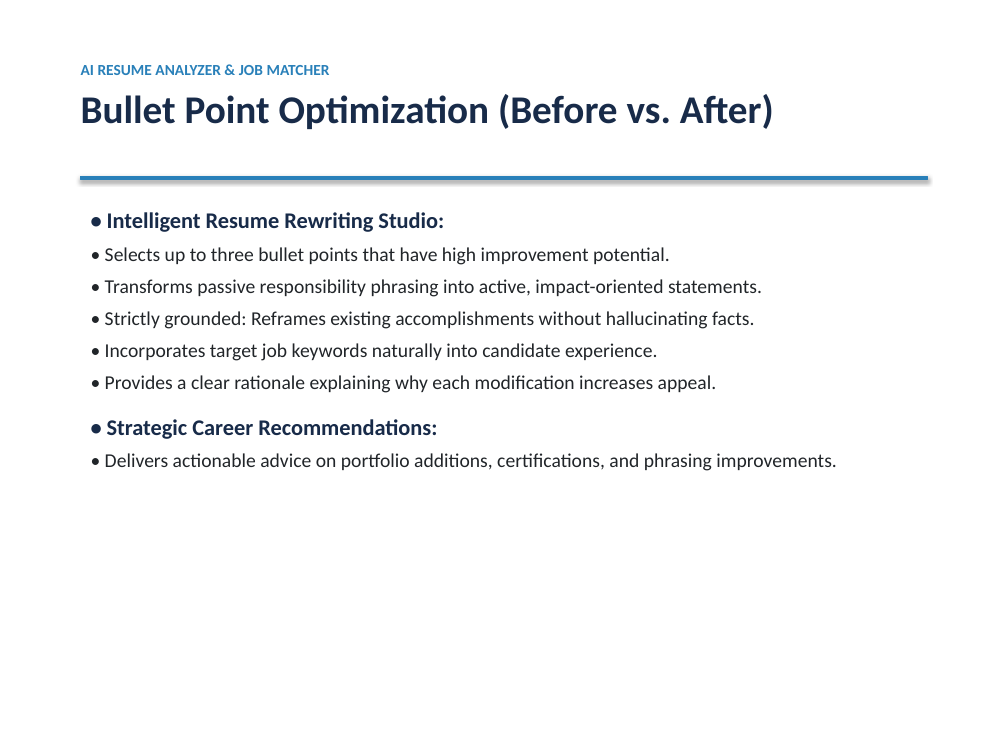
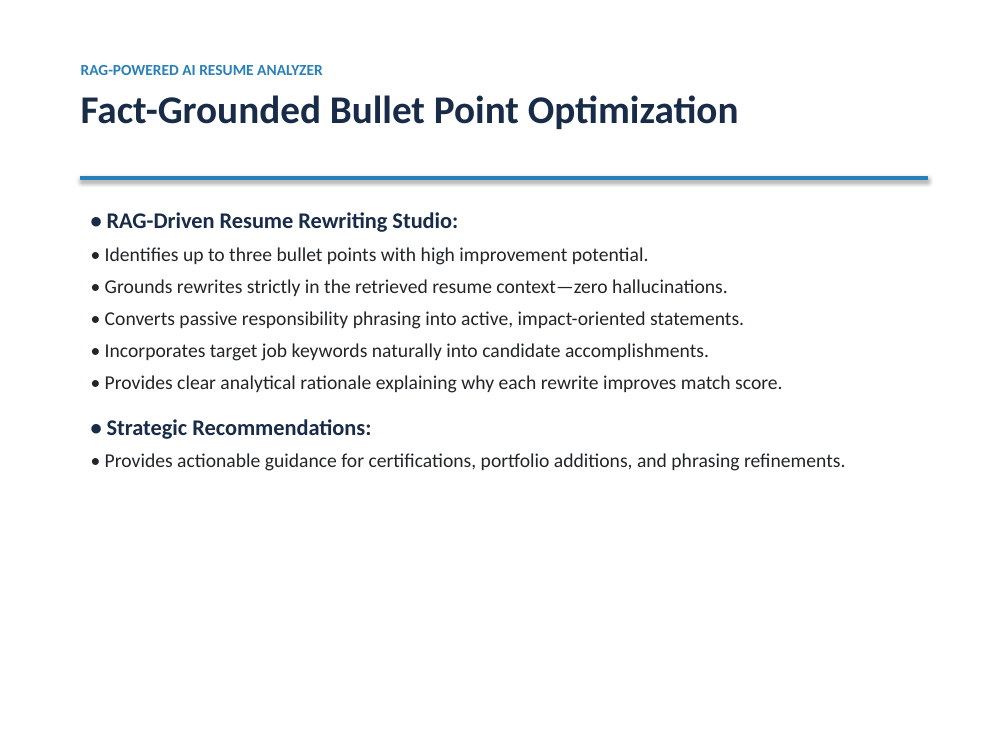
Before and after one commit to Roshan8555/AI-Resume-Analyzer-and-Job-Matcher, a slide deck: slide 8 of AI_Resume_Analyzer_Presentation.pptx. Drawn at 1008x756 pixels with LibreOffice and Linux fonts; fonts in the diff are those of the drawing. Boxes give left, top, right and bottom in pixels: in the first picture for what was removed or moved away, otherwise in the second. Text is boxed around its words. In the diff, an @@ line names an element or a change of style, - is before the commit and + after.

Commit message:
Convert project to full RAG architecture with ChromaDB vector store, dense embeddings, and semantic retrieval

```diff
--- a/AI_Resume_Analyzer_Presentation.pptx
+++ b/AI_Resume_Analyzer_Presentation.pptx
@@ text at <box>81,65,739,129</box>: text changed @@
-AI RESUME ANALYZER & JOB MATCHER
-Bullet Point Optimization (Before vs. After)
+RAG-POWERED AI RESUME ANALYZER
+Fact-Grounded Bullet Point Optimization
@@ text at <box>105,212,845,471</box>: text changed @@
-• Intelligent Resume Rewriting Studio:
-• Selects up to three bullet points that have high improvement potential.
-• Transforms passive responsibility phrasing into active, impact-oriented statements.
-• Strictly grounded: Reframes existing accomplishments without hallucinating facts.
-• Incorporates target job keywords naturally into candidate experience.
-• Provides a clear rationale explaining why each modification increases appeal.
-• Strategic Career Recommendations:
-• Delivers actionable advice on portfolio additions, certifications, and phrasing improvements.
+• RAG-Driven Resume Rewriting Studio:
+• Identifies up to three bullet points with high improvement potential.
+• Grounds rewrites strictly in the retrieved resume context—zero hallucinations.
+• Converts passive responsibility phrasing into active, impact-oriented statements.
+• Incorporates target job keywords naturally into candidate accomplishments.
+• Provides clear analytical rationale explaining why each rewrite improves match score.
+• Strategic Recommendations:
+• Provides actionable guidance for certifications, portfolio additions, and phrasing refinements.
```
Also in this commit, not shown: 7 other slides changed, 2 slides added, 2 slides removed, 10 other files.
